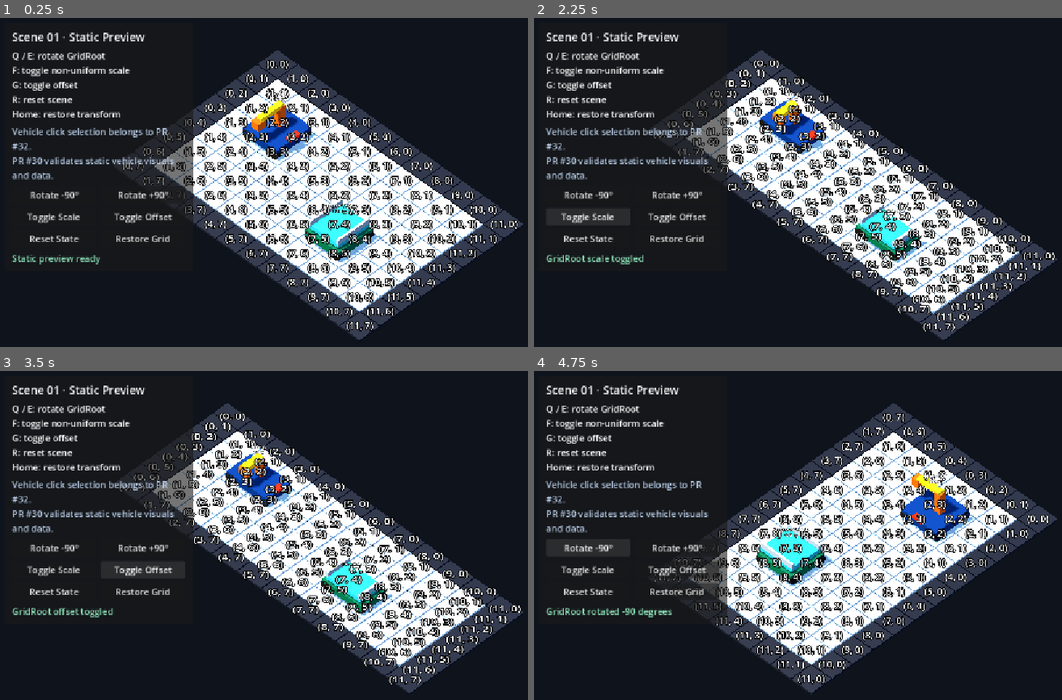
Above: before the commit, frames 1-4 (two rows, left to right).
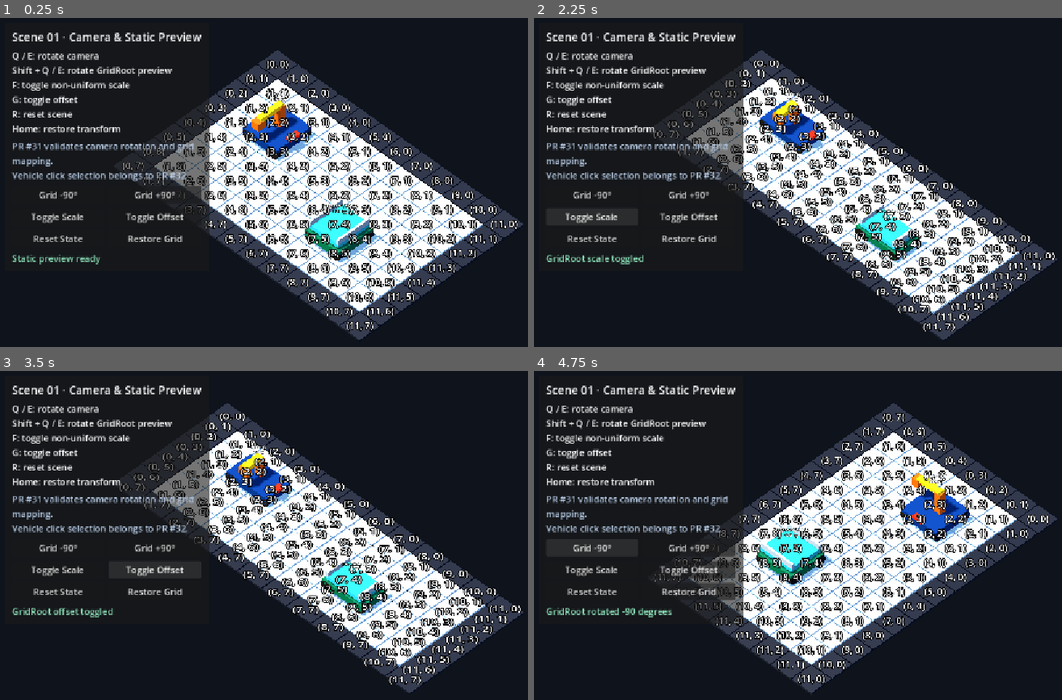
Above: after the commit, the same moments.

Repository: Ri0n72Y/automata
Game: Godot game, scene res://scenes/scene_01/scene_01_basic_packing.tscn
Two runs of this game, one before a commit and one after it. Both use one fixed random seed, a clock stepped at 60 frames per second and the inputs below.
Inputs:
- Up to frame 1 (0.25 s): no input
- Up to frame 2 (2.25 s): click "Rotate -90°" (after the commit: "Grid -90°") at 0.5 s; click "Rotate +90°" (after the commit: "Grid +90°") at 1.25 s; click "Toggle Scale" at 2 s
- Up to frame 3 (3.5 s): click "Toggle Offset" at 2.75 s
- Up to frame 4 (4.75 s): click "Restore Grid" at 3.5 s; click "Rotate -90°" (after the commit: "Grid -90°") at 4.25 s

The runs differ from the first frame. In frame 1, 5.5% of the frame differs, in the area x 2-40%, y 4-69%; in frame 2, 5.4%; in frame 3, 5.5%; in frame 4, 5.5%, in the area x 2-40%, y 4-77%.

Commit message:
rebase: document camera and GridRoot shortcuts

Diff:
--- a/scenes/scene_01/components/scene_01_manual_ui.tscn
+++ b/scenes/scene_01/components/scene_01_manual_ui.tscn
@@ -18,8 +18,8 @@
 layout_mode = 0
 offset_left = 16.0
 offset_top = 16.0
-offset_right = 352.0
-offset_bottom = 356.0
+offset_right = 372.0
+offset_bottom = 376.0
 mouse_filter = 1
 
 [node name="Margin" type="MarginContainer" parent="RootControl/Panel"]
@@ -35,16 +35,16 @@
 
 [node name="Title" type="Label" parent="RootControl/Panel/Margin/VBox"]
 layout_mode = 2
-text = "Scene 01 · Static Preview"
+text = "Scene 01 · Camera & Static Preview"
 theme_override_font_sizes/font_size = 20
 
 [node name="Instructions" type="Label" parent="RootControl/Panel/Margin/VBox"]
 layout_mode = 2
-text = "Q / E: rotate GridRoot\nF: toggle non-uniform scale\nG: toggle offset\nR: reset scene\nHome: restore transform"
+text = "Q / E: rotate camera\nShift + Q / E: rotate GridRoot preview\nF: toggle non-uniform scale\nG: toggle offset\nR: reset scene\nHome: restore transform"
 
 [node name="ScopeNote" type="Label" parent="RootControl/Panel/Margin/VBox"]
 layout_mode = 2
-text = "Vehicle click selection belongs to PR #32.\nPR #30 validates static vehicle visuals and data."
+text = "PR #31 validates camera rotation and grid mapping.\nVehicle click selection belongs to PR #32."
 autowrap_mode = 2
 modulate = Color(0.72, 0.8, 0.9, 1)
 
@@ -55,12 +55,12 @@
 [node name="RotateLeft" type="Button" parent="RootControl/Panel/Margin/VBox/RotateRow"]
 layout_mode = 2
 size_flags_horizontal = 3
-text = "Rotate -90°"
+text = "Grid -90°"
 
 [node name="RotateRight" type="Button" parent="RootControl/Panel/Margin/VBox/RotateRow"]
 layout_mode = 2
 size_flags_horizontal = 3
-text = "Rotate +90°"
+text = "Grid +90°"
 
 [node name="TransformRow" type="HBoxContainer" parent="RootControl/Panel/Margin/VBox"]
 layout_mode = 2
